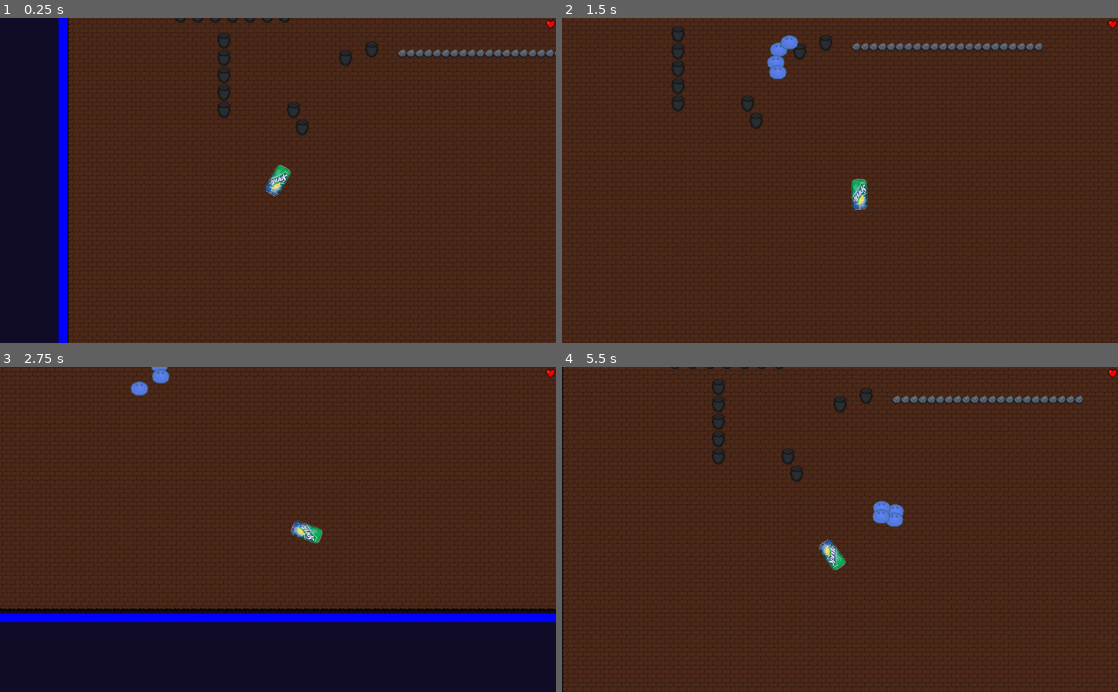
Above: before the commit, frames 1-4 (two rows, left to right).
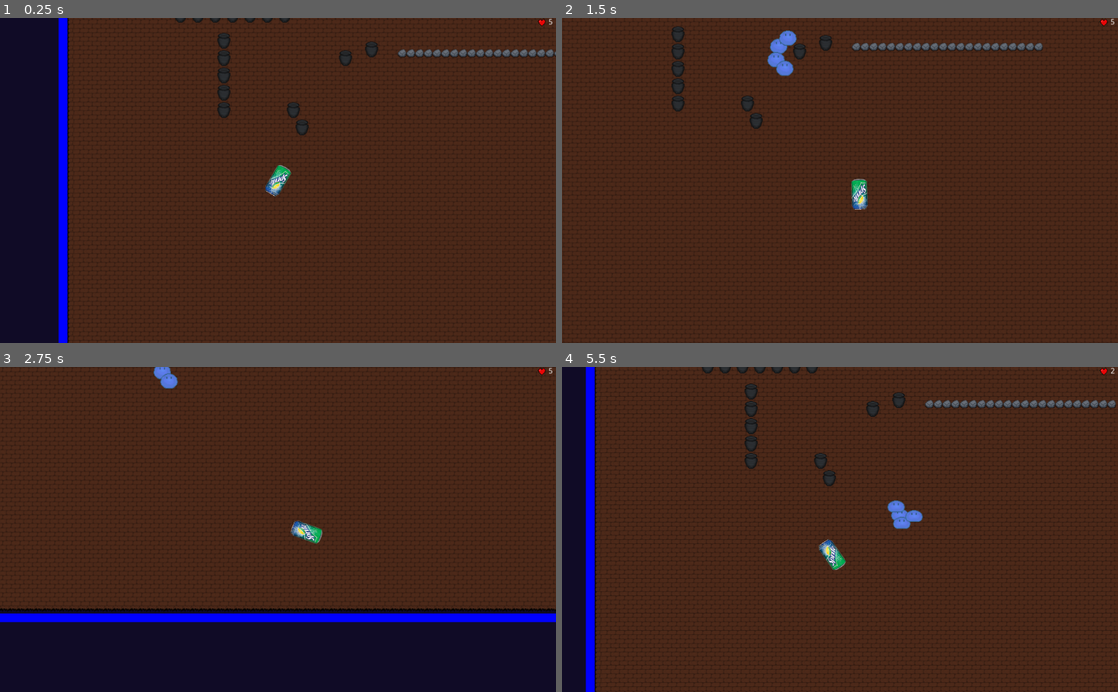
Above: after the commit, the same moments.

Repository: damejan/programowanie-gier
Game: Godot game, scene res://Levels/TestLevel.tscn
The game is run twice, just before and just after one commit, with the same random seed, the same clock (stepped at 60 frames per second) and the same inputs.
Inputs (mouse positions are in pixels of both pictures, inside the frame that each line leads up to):
- Up to frame 1 (0.25 s): no input
- Up to frame 2 (1.5 s): tap Enter at 0.5 s; move the mouse to (962, 164) at 0.52 s; hold D (player_right) 0.53-1.28 s; move the mouse to (728, 196) at 1.27 s; hold S (player_down) from 1.28 s (still down)
- Up to frame 3 (2.75 s): move the mouse to (333, 458) at 2.02 s; release S (player_down) at 2.03 s; hold D (player_right) from 2.03 s (still down)
- Up to frame 4 (5.5 s): move the mouse to (812, 594) at 2.77 s; release D (player_right) at 2.78 s; hold W (player_up) 2.78-3.53 s; move the mouse to (1006, 578) at 3.52 s; hold A (player_left) 3.53-5.03 s; move the mouse to (673, 480) at 4.27 s; move the mouse to (867, 529) at 5.02 s; hold S (player_down) from 5.03 s (still down)

The runs differ from the first frame. In frame 1, less than 0.1% of the frame differs, in the area x 96-100%, y 0-4%; in frame 2, 0.4%; in frame 3, 0.3%; in frame 4, 9.7%, in the area x 0-100%, y 0-100%.

Commit message:
add lifes count and import new graphics

Diff:
--- a/src/Characters/Enemies/Slime.tscn
+++ b/src/Characters/Enemies/Slime.tscn
@@ -41,21 +41,21 @@
 
 [node name="Sprite" type="AnimatedSprite" parent="."]
 frames = SubResource( 1 )
-frame = 1
+frame = 3
+playing = true
 
 [node name="CollisionShape2D" type="CollisionShape2D" parent="."]
-position = Vector2( -0.102639, 2.39771 )
+visible = false
+position = Vector2( -0.028313, 7.00589 )
 rotation = -1.54931
 shape = SubResource( 5 )
 
 [node name="HitBox" type="Area2D" parent="."]
-visible = false
 __meta__ = {
 "_edit_group_": true
 }
 
 [node name="CollisionShape2D" type="CollisionShape2D" parent="HitBox"]
-visible = false
 position = Vector2( 0.0548512, 6.09158 )
 rotation = -1.56101
 shape = SubResource( 3 )
--- a/src/GUI/HUD_GUI.gd
+++ b/src/GUI/HUD_GUI.gd
@@ -1,7 +1,10 @@
 extends CanvasLayer
 
-#func _ready():
-#	create_hearts()
+func _ready():
+	$Control/HBoxContainer/Label.text = str(Global.hp)
+
+func update_gui(hp):
+	$Control/HBoxContainer/Label.text = str(hp)
 
 #func create_hearts():
 #	var heart = TextureRect.new()
--- a/src/GUI/HUD_GUI.tscn
+++ b/src/GUI/HUD_GUI.tscn
@@ -3,7 +3,9 @@
 [ext_resource path="res://GFX/Hp.png" type="Texture" id=1]
 [ext_resource path="res://GUI/HUD_GUI.gd" type="Script" id=2]
 
-[node name="HUD_GUI" type="CanvasLayer"]
+[node name="HUD_GUI" type="CanvasLayer" groups=[
+"GUI",
+]]
 script = ExtResource( 2 )
 
 [node name="Control" type="Control" parent="."]
@@ -13,14 +15,25 @@
 "_edit_use_anchors_": false
 }
 
-[node name="TextureRect" type="TextureRect" parent="Control"]
+[node name="HBoxContainer" type="HBoxContainer" parent="Control"]
 anchor_left = 1.0
 anchor_right = 1.0
-margin_left = -20.0
-margin_top = 1.12246
-margin_bottom = 21.1225
-texture = ExtResource( 1 )
-expand = true
+margin_left = -34.3713
+margin_top = -0.18729
+margin_right = -3.37134
+margin_bottom = 15.8127
 __meta__ = {
 "_edit_use_anchors_": false
 }
+
+[node name="HPIcon" type="TextureRect" parent="Control/HBoxContainer"]
+margin_right = 16.0
+margin_bottom = 16.0
+texture = ExtResource( 1 )
+
+[node name="Label" type="Label" parent="Control/HBoxContainer"]
+margin_left = 20.0
+margin_top = 1.0
+margin_right = 28.0
+margin_bottom = 15.0
+text = "0"
--- a/src/Global.gd
+++ b/src/Global.gd
@@ -2,9 +2,15 @@
 
 var hp = 5
 
+func update_GUI():
+	get_tree().call_group("GUI", "update_gui", hp)
+
 func hurt_player():
 	hp -= 1
 	get_tree().call_group("player", "hurt")
+	update_GUI()
+
+
 
 	if hp < 0:
 		end_game()
@@ -12,4 +18,5 @@
 
 func end_game():
 	get_tree().reload_current_scene()
-	hp = 10
+	hp = 5
+	update_GUI()
Binary file added: src/GFX/Characters_GFX/mage/idle/wizzard_m_hit_anim_f0.png
Not shown, added: src/GFX/Characters_GFX/mage/idle/wizzard_m_hit_anim_f0.png.import
Binary file added: src/GFX/Characters_GFX/mage/idle/wizzard_m_idle_anim_f0.png
Not shown, added: src/GFX/Characters_GFX/mage/idle/wizzard_m_idle_anim_f0.png.import
Binary file added: src/GFX/Characters_GFX/mage/idle/wizzard_m_idle_anim_f1.png
Not shown, added: src/GFX/Characters_GFX/mage/idle/wizzard_m_idle_anim_f1.png.import
Binary file added: src/GFX/Characters_GFX/mage/idle/wizzard_m_idle_anim_f2.png
Not shown, added: src/GFX/Characters_GFX/mage/idle/wizzard_m_idle_anim_f2.png.import
Binary file added: src/GFX/Characters_GFX/mage/idle/wizzard_m_idle_anim_f3.png
Not shown, added: src/GFX/Characters_GFX/mage/idle/wizzard_m_idle_anim_f3.png.import
Binary file added: src/GFX/Characters_GFX/mage/run/wizzard_m_run_anim_f0.png
Not shown, added: src/GFX/Characters_GFX/mage/run/wizzard_m_run_anim_f0.png.import
(and 38 more such lines)
